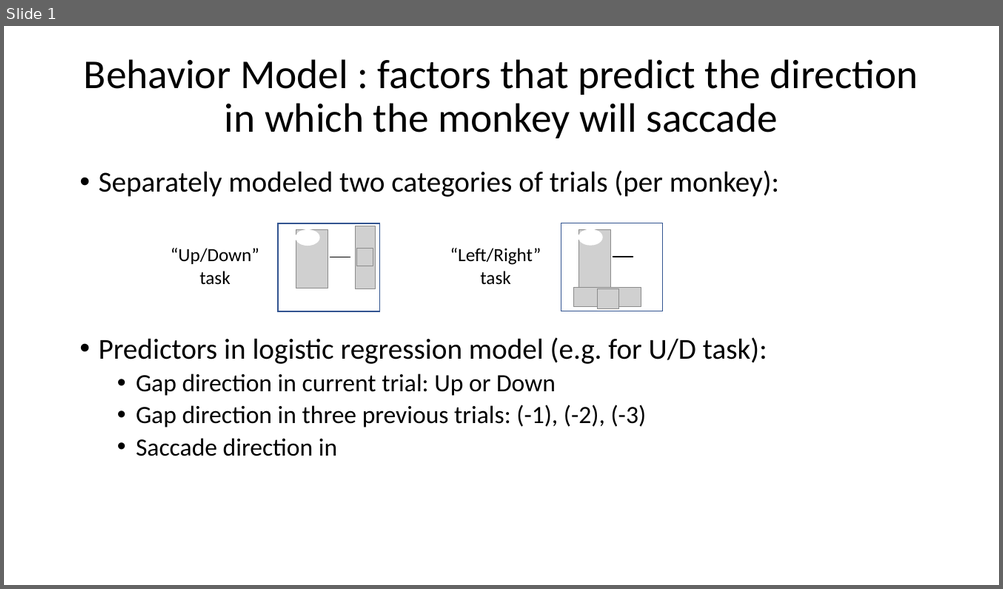
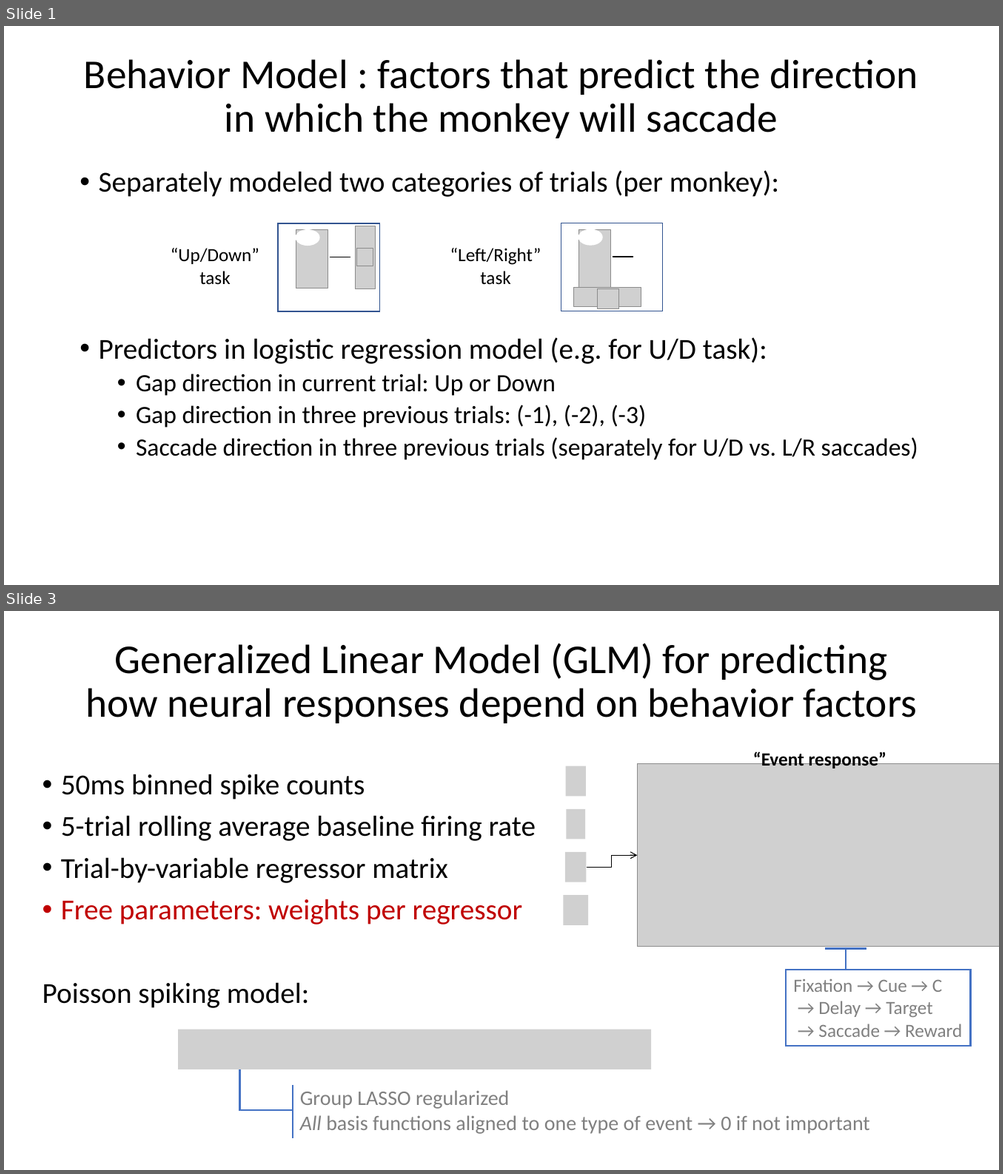
Before and after one commit to sakoay/ErasmusAttn_2020, a slide deck: sak_20210620_ErasmusAttn_models.pptx. Shown one above the other, each under a label of ours: slide 1 before the commit, slides 1 and 3 after it; the slides between them are not shown. The pictures are 1003x589 and 1003x1174 pixels, drawn with LibreOffice and Linux fonts; fonts in the diff are those of the drawing; grey boxes stand for pictures. Boxes give left, top, right and bottom in pixels: in the first picture for what was removed or moved away, otherwise in the second. Text is boxed around its words. In the diff, an @@ line names an element or a change of style, - is before the commit and + after.

Commit message:
Less plots for event-aligned decoders

```diff
--- a/sak_20210620_ErasmusAttn_models.pptx
+++ b/sak_20210620_ErasmusAttn_models.pptx
@@ slide 3 added at (4,611,999,1170), background #FFFFFF @@
@@ title added at (85,643,916,723), 39.6 pt, text #000000 @@
+Generalized Linear Model (GLM) for predicting how neural responses depend on behavior factors
@@ picture added at (637,764,999,947) @@
@@ text added at (753,750,887,769), 18 pt, text #000000, bold @@
+“Event response”
@@ text added at (42,774,535,1008), 28 pt, text #000000 @@
+• 50ms binned spike counts
+• 5-trial rolling average baseline firing rate
+• Trial-by-variable regressor matrix
+• Free parameters: weights per regressor
+Poisson spiking model:
@@ picture added at (566,766,586,796) @@
@@ picture added at (566,809,585,840) @@
@@ picture added at (565,852,586,882) @@
@@ elbow arrow added from (586, 868) to (637, 856), #000000 0.75 pt @@
@@ picture added at (563,895,587,925) @@
@@ group added at (786,949,970,1047): 2 lines, 1 text, 1 rectangle @@
+Fixation → Cue → C
+→ Delay → Target
+→ Saccade → Reward
@@ picture added at (178,1030,651,1070) @@
@@ elbow line added from (240, 1070) to (293, 1111), #4472C4 1.5 pt @@
@@ line added from (293, 1085) to (293, 1139), #4472C4 1.5 pt @@
@@ text added at (300,1091,869,1134), 20 pt, text #808080 @@
+Group LASSO regularized
+All basis functions aligned to one type of event → 0 if not important
@@ slide 1 changed as well @@
@@ text at (136,437,918,460): text changed @@
-  • Saccade direction in
+  • Saccade direction in three previous trials (separately for U/D vs. L/R saccades)
```
Also in this commit, not shown: 1 other slide changed, 7 other slides added, 2 slides removed, 9 other files.
